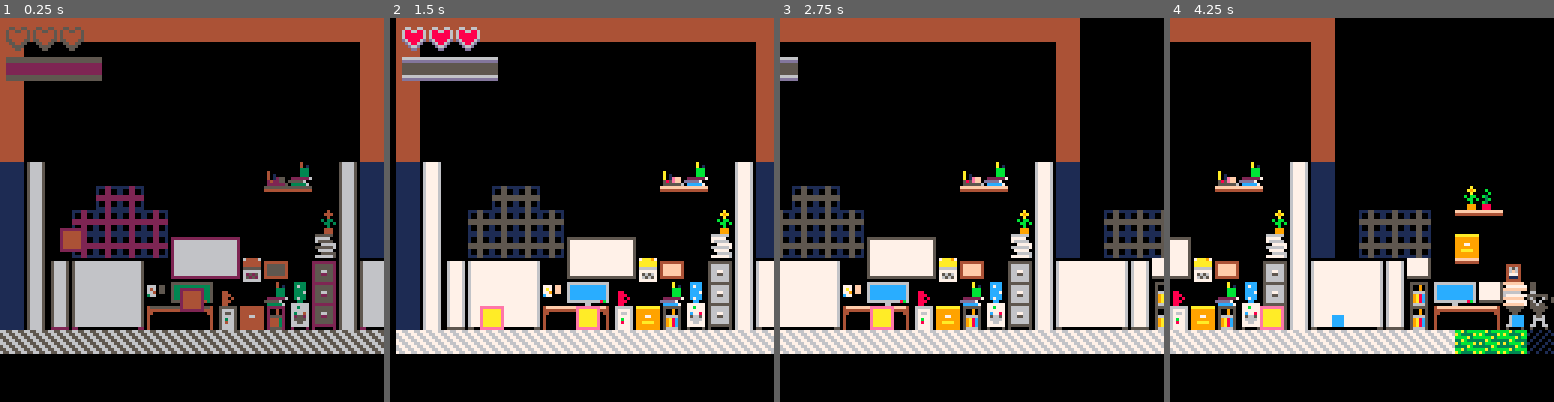
Above: before the commit, frames 1-4 (left to right).
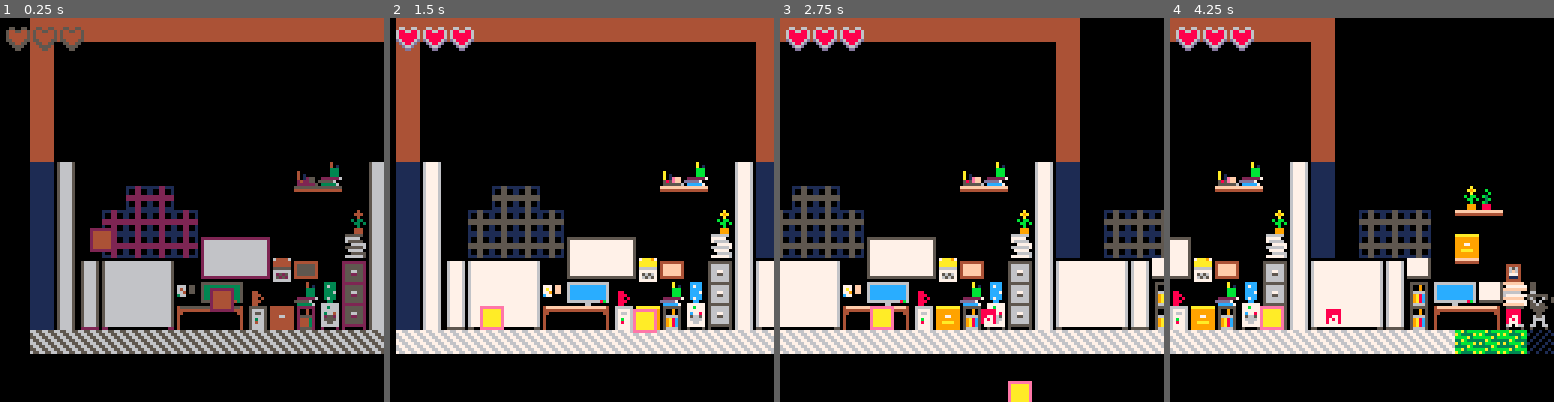
Above: after the commit, the same moments.

Repository: aritosuits/onebuttonjam2024
Game: PICO-8 cartridge cart.p8
Two runs of this game, one before a commit and one after it. Both use one fixed random seed, a clock stepped at 60 frames per second and the inputs below.
Inputs:
- Up to frame 1 (0.25 s): no input
- Up to frame 2 (1.5 s): tap O (Z key) at 0.7 s
- Up to frame 3 (2.75 s): tap O (Z key) at 1.7, 2.1, 2.5 s
- Up to frame 4 (4.25 s): tap O (Z key) every 0.4 s from 2.9 to 4.1 s

The runs differ from the first frame. In frame 1, 38% of the frame differs, in the area x 0-100%, y 0-88%; in frame 2, 3.2%; in frame 3, 1.7%; in frame 4, 1.3%.

Commit message:
Added broken health drawing system, added floating component (wip), added movement system and component (wip)

Diff:
--- a/assemblages.lua
+++ b/assemblages.lua
@@ -8,7 +8,7 @@
 	e = entity.create('player', x, y)
 	e:attach('controller')
 	e:attach('autorun', 30)
-	e:attach('health', 3)
+	e:attach('health', 3, true)
 	e:attach('sprite', 0)
 	e:attach('physics')
 	e:attach('collider', 0, 0, 8, 8)
@@ -27,7 +27,7 @@
 assemblage.create('player_bullet', function(x, y, speed)
 	e = entity.create('player_bullet', x, y)
 	e:attach('damage', 1)
-	e:attach('sprite', 1)
+	e:attach('recttext', 6, 'A')
 	e:attach('despawn', 60) -- 2 seconds
 	e:attach('collider', 2, 2, 4, 4)
 	e:attach('physics', speed or 10, 0, 0)
@@ -53,10 +53,13 @@
 --]]
 assemblage.create('machine', function(type, x, y, health)
 	e = entity.create('machine', x, y)
+	e:attach('physics')
+	e:attach('collider', 0, 0, 8, 8)
 	if type == 'copier' then
 		e:attach('sprite', 0)
 		e.health = 2
 		e:attach('ai_stationary')
+		e:attach('damage',1)
 	elseif type == 'fax' then
 		e:attach('sprite', 0)
 		e.health = 17
@@ -64,10 +67,25 @@
 	else
 		e:attach('sprite', 0)
 		e:attach('health', 3)
+		e:attach('floating')
 		e:attach('ai_stationary')
+		e:attach('damage',1)
+		e:attach('bullet',1)
+		e:attach('movement', 20, 15, 0, true)
 	end
-	e:attach('physics')
-	e:attach('collider', 0, 0, 8, 8)
 	-- ...
 	return e
 end)
+
+--assemblage.create('healthSprite', function(index, full)
+--	e = entity.create('healthSprite', (index - 1) * 9, y or 3, full or true)
+--	printh("full: " ..tostr(full))
+--	if full then
+--		e:attach('sprite', 223)
+--	else
+--		e:attach('sprite', 207)
+--	end
+--	e:attach('physics')
+--	e:attach('autorun', 30)
+--	return e
+--end)
--- a/components.lua
+++ b/components.lua
@@ -7,6 +7,8 @@
 
 component.create('machine')
 
+component.create('floating')
+
 -- Items related to the display of an entity
 component.create('sprite', function(num, w, h)
 	return { num = num, w = w or 1, h = h or 1 }
@@ -14,7 +16,7 @@
 
 -- It's what you see when an enemy shoots code
 component.create('recttext', function(color, char, w, h)
-	return { color = color, char = char, w = w or 1, h = h or 1 }
+	return { color = color, char = char, w = w or 4, h = h or 4 }
 end)
 
 function add_anim(e, name, anim)
@@ -57,6 +59,10 @@
 	return { grounded = false, vx = vx or 0, vy = vy or 0, mass = mass or 1 }
 end)
 
+component.create('movement', function(speed, max_x, max_y)
+	return {speed = speed or 1, max_x = max_x or 5, max_y = max_y or 5}
+end)
+
 -- A timer to despawn the entity
 -- Usually used while playing a death animation
 component.create('despawn', function(ttl)
@@ -69,7 +75,10 @@
 end)
 
 -- Entity health
-component.create('health', function(num)
+component.create('health', function(num, isPlayer)
+	healthMax = 5
+	isPlayer = isPlayer or false;
+	if (num > healthMax) and isPlayer then return healthMax end
 	return num or 3
 end)
 
--- a/state.game.lua
+++ b/state.game.lua
@@ -6,26 +6,29 @@
 function game.enter()
 	hero = assemblage.player(20, 70)
 	enemy = assemblage.machine('', 60, 90)
+	--for i = 1, hero.health do
+	--	assemblage.healthSprite(i,true)
+	--end
 end
 
 function game.update(dt)
 	system.update(dt)
-	camera(hero.x - 30, 0)
+
 end
 
 function game.draw()
 	cls()
+	camera(hero.x - 30, 0)
 	-- background
 	map(0, 0)
 	-- entities
 	system.draw()
+	camera()
 	-- ui
-	for i = 1, 3 do
-		spr(hero.health >= i and 223 or 207, (i-1) * 9 + 2, 3) -- health
-	end
-	for i = 1, 4 do
-		spr(hero.weapon.level >= i and 255 or 239, (i-1) * 8 + 2, 13) -- gun
-	end
+	game.drawHealth()
+	--for i = 1, 4 do
+	--	spr(hero.weapon.level >= i and 255 or 239, (i-1) * 8 + 2, 13) -- gun
+	--end
 end
 
 function game.press()
@@ -40,6 +43,12 @@
 	hero.controller.secs = secs
 end
 
+function game.drawHealth()
+	for i = 1, 3 do
+		spr(hero.health >= i and 223 or 207, (i-1) * 9 + 2, 3) -- health
+	end
+end
+
 function game.leave()
 	hero = nil
 end
--- a/systems.lua
+++ b/systems.lua
@@ -16,8 +16,8 @@
 	nil,
 	function(e)
 		if e.hidden then return end
-		rectfill(e.x, e.y, e.x + e.recttext.w, e.y + e.recttext.h, e.recttext.color)
-		print(e.recttext.char, e.x + 1, e.y + 1, 6)
+		rectfill(e.x, e.y, e.x + e.recttext.w, e.y + e.recttext.h, 8)
+		print(e.recttext.char, e.x + 1, e.y + 1, 7)
 	end
 )
 
@@ -45,6 +45,7 @@
 gravity = 8
 system.create('gravity', {'collider', 'physics'},
 	function(e, dt)
+		if e:has('floating') then return end
 		if e.physics.mass <= 0 then return end
 		-- the hardcoded 96 should be removed
 		-- and a ground collider added if we want pits
@@ -93,6 +94,7 @@
 			if e == o then return end
 			if overlap(e, o) then
 				o.health -= e.damage.damage
+
 				printh("dealt damage: " ..tostr(o.health))
 				if o.health <= 0 then
 					o.health = 0
@@ -127,3 +129,19 @@
 	end,
 	nil
 )
+
+-- -1 on x and or y to not move in that direction?
+system.create('movement', {'physics', 'movement'},
+	function(e, dt)
+			e.physics.vx += 0.5
+			e.movement.max_y = e.movement.max_y or 5 * dt
+			if e.physics.vx >= e.movement.speed * dt then
+				e.physics.vx = e.movement.speed * dt
+			end
+			e.physics.vy += 0.5 * dt
+			if e.physics.vy >= e.movement.speed * dt then
+				e.physics.vy = e.movement.speed * dt
+			end
+	end,
+	nil
+)
